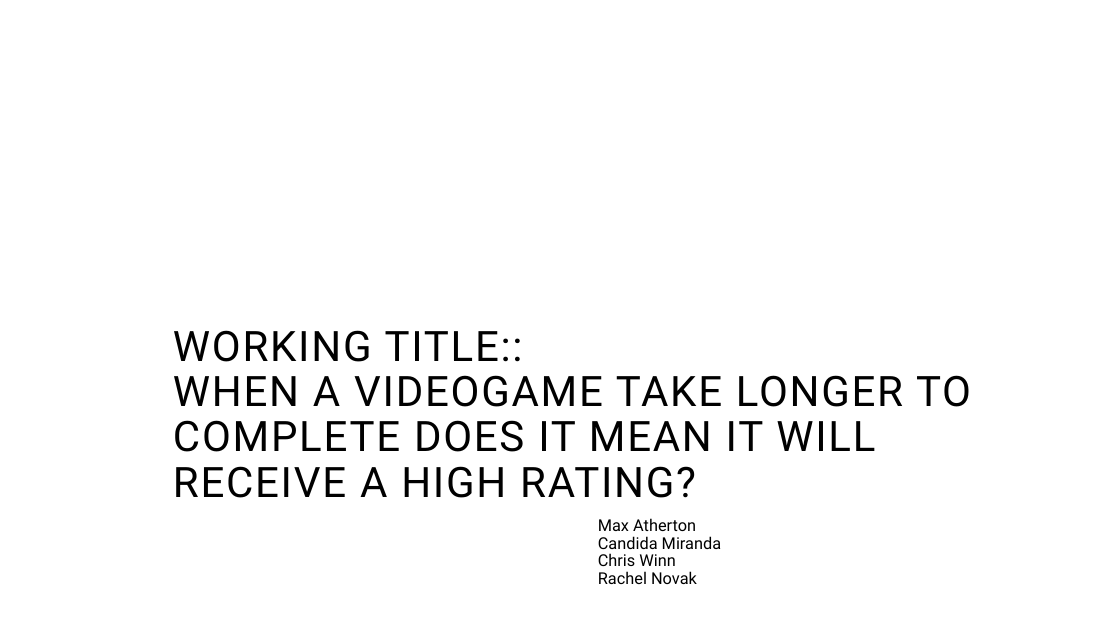
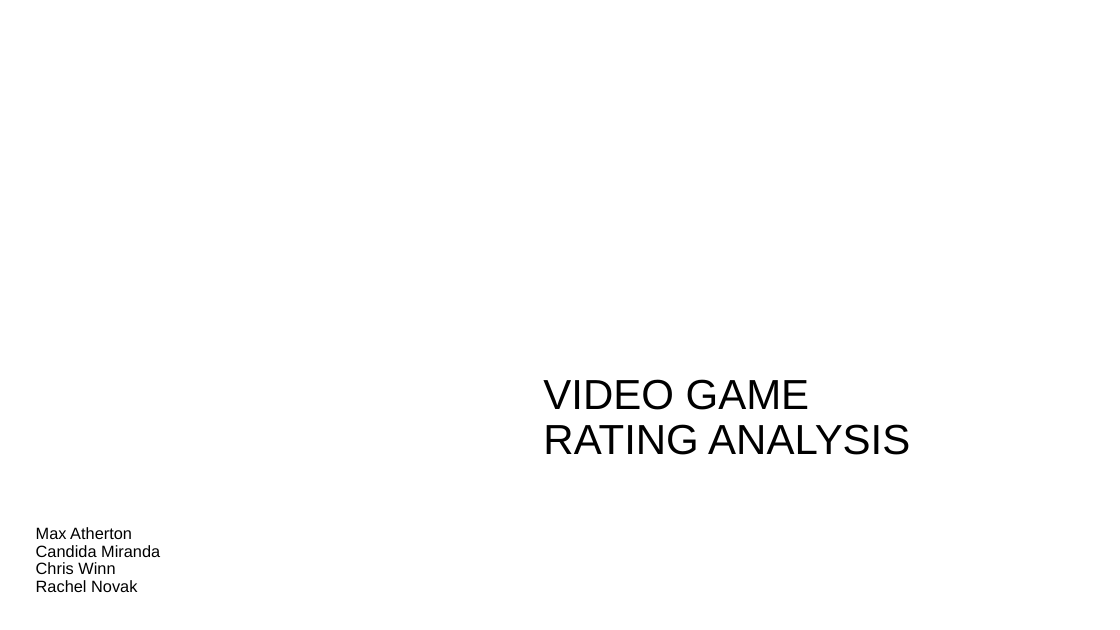
Before and after one commit to candidamg/Project_1, a slide deck: slide 1 of Presentation.pptx. Drawn at 1120x630 pixels with LibreOffice and Linux fonts; fonts in the diff are those of the drawing; background and template pictures are left out. Boxes give left, top, right and bottom in pixels: in the first picture for what was removed or moved away, otherwise in the second. Text is boxed around its words. In the diff, an @@ line names an element or a change of style, - is before the commit and + after.

```diff
--- a/Presentation.pptx
+++ b/Presentation.pptx
@@ title removed at <box>173,330,971,498</box> @@
-WORKING TITLE::
-WHEN A VIDEOGAME TAKE LONGER TO COMPLETE DOES IT MEAN IT WILL RECEIVE A HIGH RATING?
@@ title added at <box>543,379,910,455</box>, 36 pt, text #000000 @@
+VIDEO GAME
+RATING ANALYSIS
@@ subtitle "Max Atherton": place and size @@
-subtitle "Max Atherton" at <box>598,518,722,584</box>
+subtitle "Max Atherton" at <box>36,527,160,592</box>
@@ subtitle "Max Atherton" at <box>36,527,160,592</box>: font Roboto to Arial @@
```
Also in this commit, not shown: 1 other slide changed, 15 slides added, 11 slides removed.
